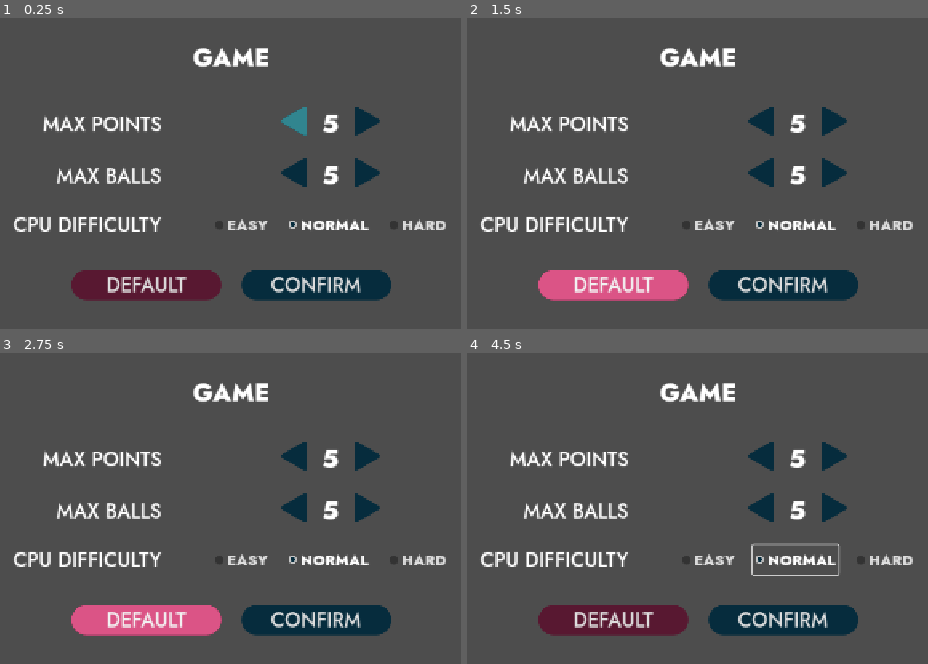
Above: before the commit, frames 1-4 (two rows, left to right).
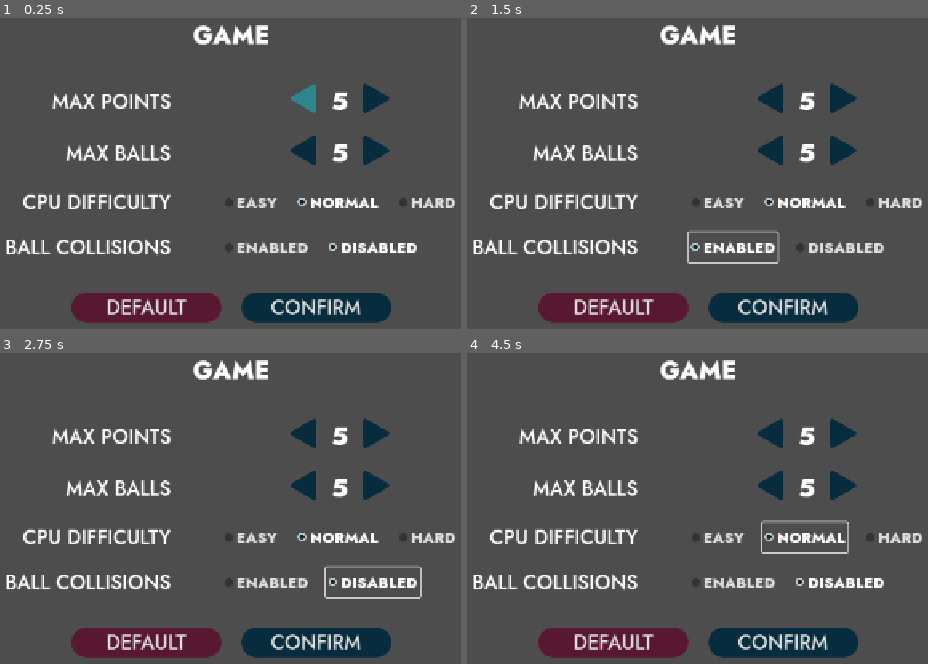
Above: after the commit, the same moments.

Repository: cf-Le3/pong-plus
Game: Godot game, scene res://menus/settings/game_settings/game_settings.tscn
Same seed, same stepped clock (60 frames per second), same inputs: the game is played once before the commit and once after it. This scene is started directly instead of the project's main scene.
Inputs (mouse positions are in pixels of both pictures, inside the frame that each line leads up to):
- Up to frame 1 (0.25 s): no input
- Up to frame 2 (1.5 s): click "DEFAULT" at 0.5 s; click (734, 248) at 1.25 s, where only the run after the commit has a clickable "ENABLED"
- Up to frame 3 (2.75 s): click (373, 583) at 2 s, where only the run after the commit has a clickable "DISABLED"
- Up to frame 4 (4.5 s): click "EASY" at 2.75 s; click "EASY" at 3.5 s; click "NORMAL" at 4.25 s

The runs differ from the first frame. In frame 1, 21% of the frame differs, in the area x 1-99%, y 2-99%; in frame 2, 22%; in frame 3, 22%; in frame 4, 22%.

Commit message:
Implement ability to enable/disable ball collisions

Diff:
--- a/Pong Plus/gameplay/ball_spawner/ball_spawner.gd
+++ b/Pong Plus/gameplay/ball_spawner/ball_spawner.gd
@@ -6,11 +6,12 @@
 var _initial_angles := [45*PI/180, 60*PI/180, 75*PI/180]
 var _initial_angles_offsets := [0, PI/2, PI, 3*PI/2]
 var _textures : Array[Texture]
-var enable_magic_balls := true
+var colliding_balls_enabled := false
+var magic_balls_enabled := false
 const _NO_UNIQUE_BALLS := 3
 
 func _ready() -> void:
-	if enable_magic_balls:
+	if magic_balls_enabled:
 		_textures = [load("res://gameplay/ball/ball_normal.png"), load("res://gameplay/ball/ball_grow.png"), load("res://gameplay/ball/ball_shrink.png")]
 	else:
 		_textures = [load("res://gameplay/ball/ball1.png"), load("res://gameplay/ball/ball2.png"), load("res://gameplay/ball/ball3.png")]
@@ -22,11 +23,17 @@
 func _generate_ball() -> Ball:
 	var ball: Ball = _ball_scene.instantiate()
 	var random_index: int = randi_range(0, _NO_UNIQUE_BALLS-1)
+
 	ball.init_pos = $BallSpawnPoint.global_position
 	ball.init_dir = _initial_angles[_balls_spawned%_NO_UNIQUE_BALLS] + _initial_angles_offsets.pick_random()
 	ball.texture = _textures[random_index]
-	if enable_magic_balls:
+
+	if colliding_balls_enabled:
+		ball.enable_ball_collisions()
+
+	if magic_balls_enabled:
 		ball.effect = Ball.Effect[Ball.Effect.keys()[random_index]]
 	else:
 		ball.effect = Ball.Effect.NORMAL
+
 	return ball
--- a/Pong Plus/gameplay/game/game.gd
+++ b/Pong Plus/gameplay/game/game.gd
@@ -42,7 +42,8 @@
 			$Paddle2.player = Paddle.Player.CPU_HARD
 
 	_ball_spawner = _ball_spawner_scene.instantiate()
-	_ball_spawner.enable_magic_balls = config_resize_enabled
+	_ball_spawner.colliding_balls_enabled = game_config.get_ball_collisions_enabled()
+	_ball_spawner.magic_balls_enabled = config_resize_enabled
 	_ball_spawner.connect("spawned", _on_ball_spawner_spawned)
 	_ball_spawner.global_position = Vector2(viewport_w/2, viewport_h/2)
 	add_child(_ball_spawner)
--- /dev/null
+++ b/Pong Plus/menus/settings/game_settings/ball_collisions.tres
@@ -0,0 +1,3 @@
+[gd_resource type="ButtonGroup" format=3 uid="uid://du8xdrt0u6lxo"]
+
+[resource]
--- a/Pong Plus/menus/settings/game_settings/game_config.gd
+++ b/Pong Plus/menus/settings/game_settings/game_config.gd
@@ -7,6 +7,7 @@
 var _max_points := 5
 var _max_balls := 5
 var _difficulty := Difficulty.NORMAL
+var _ball_collisions_enabled := false
 const _MAX_POINTS_MIN := 1
 const _MAX_POINTS_MAX := 9
 const _MAX_BALLS_MIN := 1
@@ -21,6 +22,9 @@
 func get_difficulty() -> Difficulty:
 	return _difficulty
 
+func get_ball_collisions_enabled() -> bool:
+	return _ball_collisions_enabled
+
 func set_max_points(max_points: int) -> void:
 	if max_points >= _MAX_POINTS_MIN && max_points <= _MAX_POINTS_MAX:
 		_max_points = max_points
@@ -32,6 +36,9 @@
 func set_difficulty(difficulty: Difficulty) -> void:
 	_difficulty = difficulty
 
+func set_ball_collisions_enabled(status: bool) -> void:
+	_ball_collisions_enabled = status
+
 func debug_assert_correctness() -> void:
 	assert(_max_points >= _MAX_POINTS_MIN && _max_points <= _MAX_POINTS_MAX)
 	assert(_max_balls >= _MAX_BALLS_MIN && _max_balls <= _MAX_BALLS_MAX)
--- a/Pong Plus/menus/settings/game_settings/game_settings.gd
+++ b/Pong Plus/menus/settings/game_settings/game_settings.gd
@@ -5,12 +5,19 @@
 
 func _ready() -> void:
 	_update_display()
+
 	if game_config.get_difficulty() == GameConfig.Difficulty.EASY:
 		$%EasyButton.button_pressed = true
 	elif game_config.get_difficulty() == GameConfig.Difficulty.NORMAL:
 		$%NormalButton.button_pressed = true
 	elif game_config.get_difficulty() == GameConfig.Difficulty.HARD:
 		$%HardButton.button_pressed = true
+
+	if game_config.get_ball_collisions_enabled():
+		$%CollisionsEnabledButton.button_pressed = true
+	else:
+		$%CollisionsDisabledButton.button_pressed = true
+
 	$%PointsButtonL.grab_focus()
 
 func _input(event: InputEvent) -> void:
@@ -54,9 +61,18 @@
 	if toggled_on:
 		game_config.set_difficulty(GameConfig.Difficulty.HARD)
 
+func _on_collisions_enabled_button_toggled(toggled_on: bool) -> void:
+	if toggled_on:
+		game_config.set_ball_collisions_enabled(true)
+
+func _on_collisions_disabled_button_toggled(toggled_on: bool) -> void:
+	if toggled_on:
+		game_config.set_ball_collisions_enabled(false)
+
 func _on_default_button_pressed() -> void:
 	game_config = GameConfig.new()
 	$%NormalButton.button_pressed = true
+	$%CollisionsDisabledButton.button_pressed = true
 	_update_display()
 
 func _on_confirm_button_pressed() -> void:
--- a/Pong Plus/menus/settings/game_settings/game_settings.tscn
+++ b/Pong Plus/menus/settings/game_settings/game_settings.tscn
@@ -10,6 +10,7 @@
 [ext_resource type="Theme" uid="uid://dvkknqaldhwsk" path="res://menus/assets_themes/button_cancel_general.tres" id="7_tn3w7"]
 [ext_resource type="ButtonGroup" uid="uid://c0lgol6iek2dr" path="res://menus/settings/game_settings/difficulty.tres" id="8_7wr6i"]
 [ext_resource type="Theme" uid="uid://cln0vq5h8pqqn" path="res://menus/assets_themes/button_normal_general.tres" id="8_qkoji"]
+[ext_resource type="ButtonGroup" uid="uid://du8xdrt0u6lxo" path="res://menus/settings/game_settings/ball_collisions.tres" id="9_3unct"]
 
 [node name="GameSettings" type="CanvasLayer"]
 script = ExtResource("1_4iu0o")
@@ -180,6 +181,31 @@
 button_group = ExtResource("8_7wr6i")
 text = "HARD"
 
+[node name="CollisionsLabel" type="Label" parent="MarginContainer/VBoxContainer/GridContainer"]
+layout_mode = 2
+theme = ExtResource("2_4iu0o")
+text = "BALL COLLISIONS"
+horizontal_alignment = 2
+
+[node name="CollisionsControls" type="HBoxContainer" parent="MarginContainer/VBoxContainer/GridContainer"]
+layout_mode = 2
+theme_override_constants/separation = 24
+
+[node name="CollisionsEnabledButton" type="CheckBox" parent="MarginContainer/VBoxContainer/GridContainer/CollisionsControls"]
+unique_name_in_owner = true
+layout_mode = 2
+theme = ExtResource("2_4iu0o")
+button_group = ExtResource("9_3unct")
+text = "ENABLED"
+
+[node name="CollisionsDisabledButton" type="CheckBox" parent="MarginContainer/VBoxContainer/GridContainer/CollisionsControls"]
+unique_name_in_owner = true
+layout_mode = 2
+theme = ExtResource("2_4iu0o")
+button_pressed = true
+button_group = ExtResource("9_3unct")
+text = "DISABLED"
+
 [node name="HBoxContainer" type="HBoxContainer" parent="MarginContainer/VBoxContainer"]
 layout_mode = 2
 size_flags_horizontal = 4
@@ -215,5 +241,7 @@
 [connection signal="toggled" from="MarginContainer/VBoxContainer/GridContainer/DifficultyControls/EasyButton" to="." method="_on_easy_button_toggled"]
 [connection signal="toggled" from="MarginContainer/VBoxContainer/GridContainer/DifficultyControls/NormalButton" to="." method="_on_normal_button_toggled"]
 [connection signal="toggled" from="MarginContainer/VBoxContainer/GridContainer/DifficultyControls/HardButton" to="." method="_on_hard_button_toggled"]
+[connection signal="toggled" from="MarginContainer/VBoxContainer/GridContainer/CollisionsControls/CollisionsEnabledButton" to="." method="_on_collisions_enabled_button_toggled"]
+[connection signal="toggled" from="MarginContainer/VBoxContainer/GridContainer/CollisionsControls/CollisionsDisabledButton" to="." method="_on_collisions_disabled_button_toggled"]
 [connection signal="pressed" from="MarginContainer/VBoxContainer/HBoxContainer/DefaultButton" to="." method="_on_default_button_pressed"]
 [connection signal="pressed" from="MarginContainer/VBoxContainer/HBoxContainer/ConfirmButton" to="." method="_on_confirm_button_pressed"]
Not shown: 1 places in Pong Plus/menus/settings/game_settings/game_settings.tscn that only renumber resources
